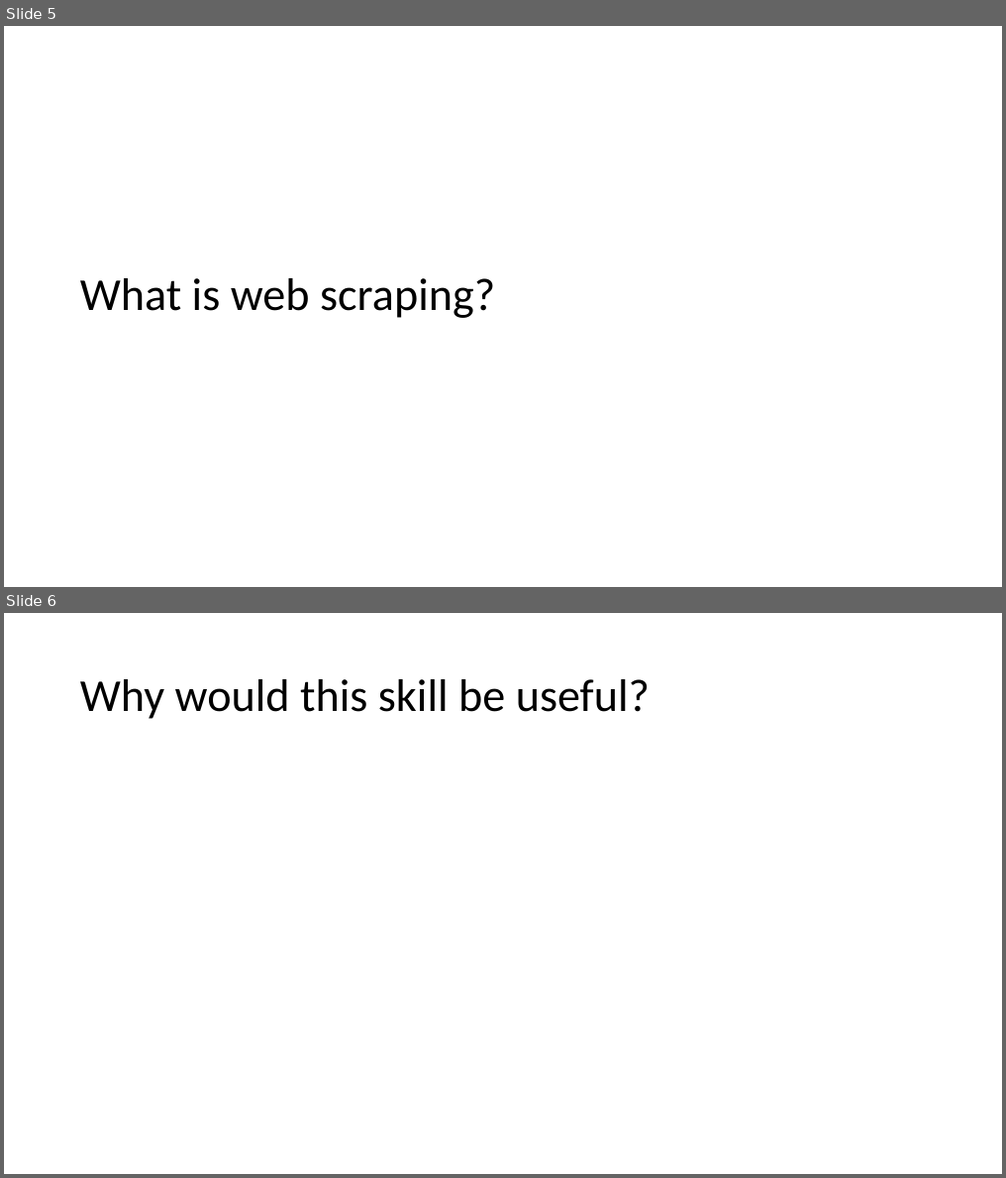
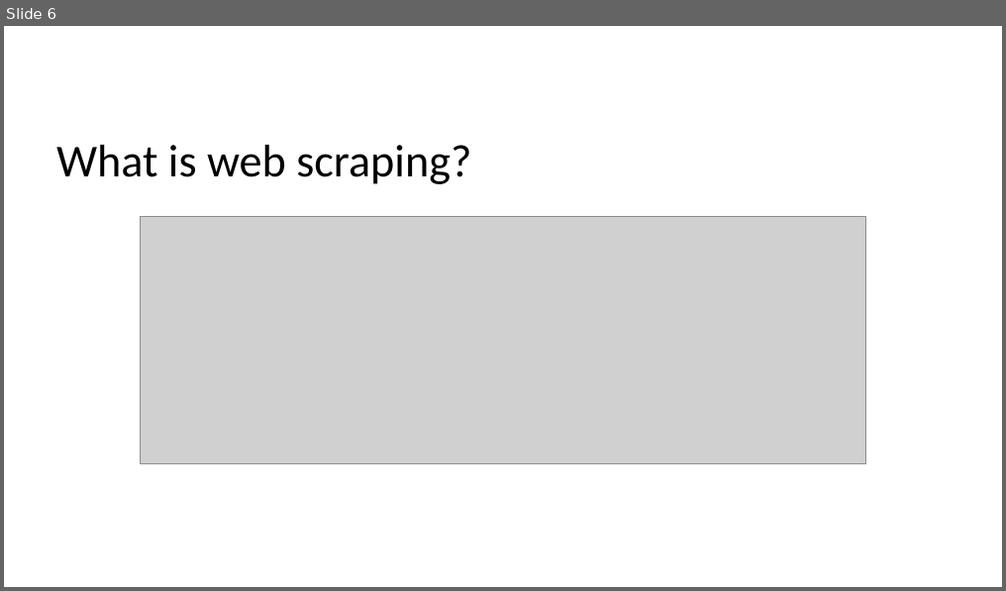
Before and after one commit to la-oey/beautifulsoup4tutorial, a slide deck: webscraping_5_29_2019.pptx. Shown one above the other, each under a label of ours: slides 5 and 6 before the commit, slide 6 after it. The pictures are 1006x1178 and 1006x591 pixels, drawn with LibreOffice and Linux fonts; fonts in the diff are those of the drawing; grey boxes stand for pictures. Boxes give left, top, right and bottom in pixels: in the first picture for what was removed or moved away, otherwise in the second. Text is boxed around its words. In the diff, an @@ line names an element or a change of style, - is before the commit and + after.

```diff
--- a/webscraping_5_29_2019.pptx
+++ b/webscraping_5_29_2019.pptx
@@ slide 6 removed at [4,613,1002,1174], background #FFFFFF @@
@@ title removed at [80,679,649,719] @@
-Why would this skill be useful?
@@ what was slide 5 is now slide 6 @@
@@ slide 6 changed as well @@
@@ title "What is web scraping?": place and size @@
-title "What is web scraping?" at [80,278,495,318]
+title "What is web scraping?" at [56,145,471,184]
@@ picture added at [141,217,866,464] @@
```
Also in this commit, not shown: 5 other slides changed, 3 slides added.
